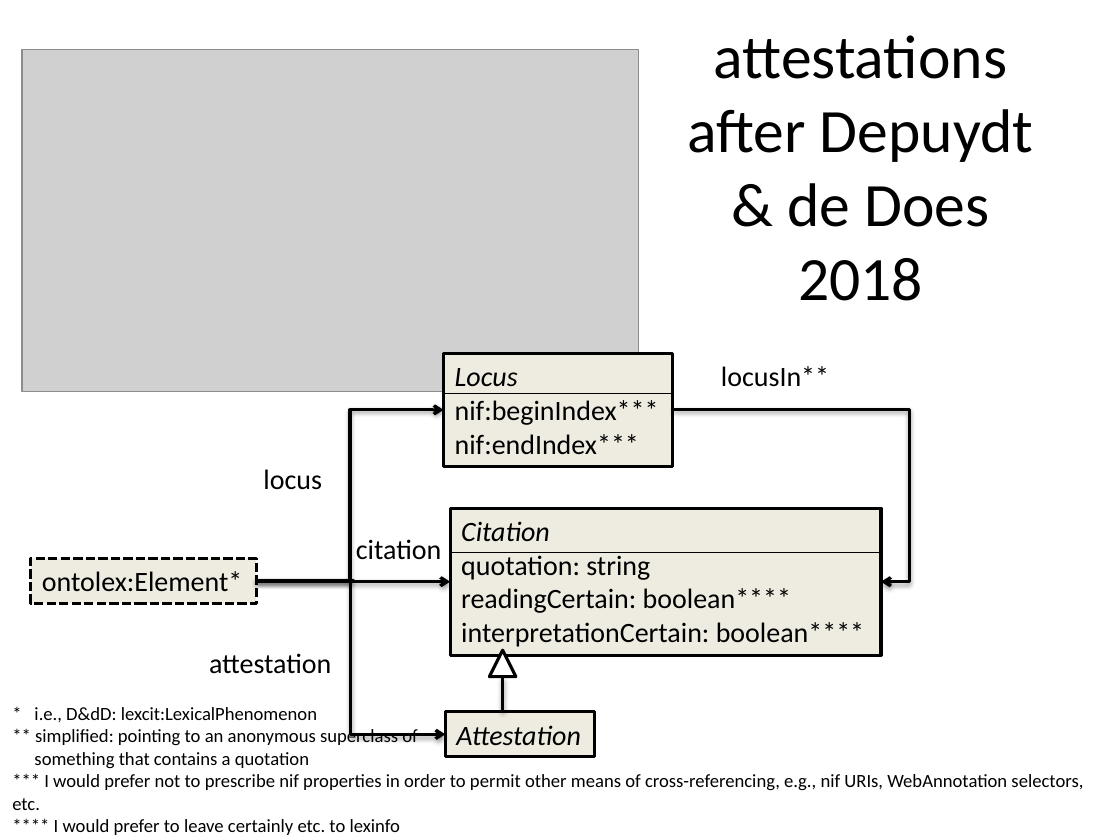
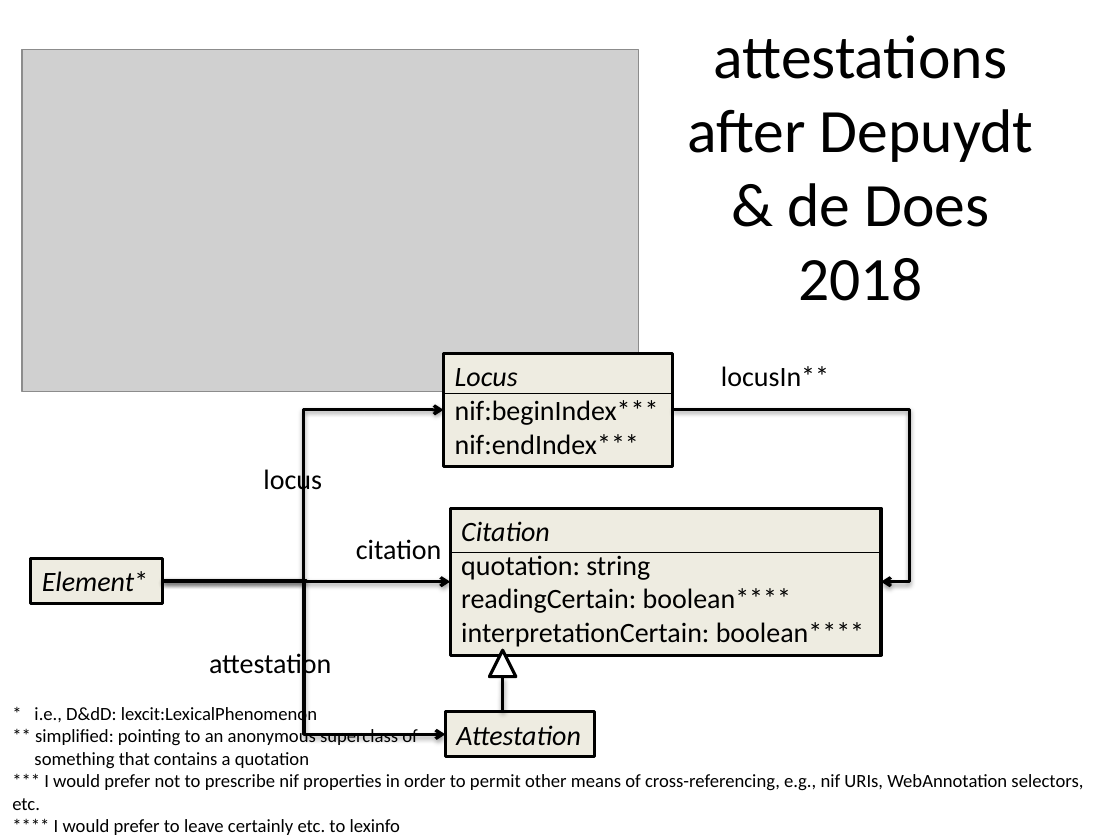
Before and after one commit to ontolex/frequency-attestation-corpus-information, a slide deck: slide 5 of img/source.pptx. Drawn at 1120x840 pixels with LibreOffice and Linux fonts; fonts in the diff are those of the drawing; grey boxes stand for pictures. Boxes give left, top, right and bottom in pixels: in the first picture for what was removed or moved away, otherwise in the second. Text is boxed around its words. In the diff, an @@ line names an element or a change of style, - is before the commit and + after.

```diff
--- a/img/source.pptx
+++ b/img/source.pptx
@@ elbow arrow moved from (256, 581) - (444, 410) to (162, 581) - (444, 410) @@
@@ rectangle "Element*": place and size @@
-rectangle "Element*" at bbox=[31, 559, 256, 604]
+rectangle "Element*" at bbox=[31, 559, 164, 604]
@@ rectangle "Element*" at bbox=[31, 559, 164, 604]: outline #000000 2 pt dashed to #000000 2 pt @@
@@ text in rectangle at bbox=[42, 571, 148, 591]: text changed; italic on @@
-ontolex:Element*
+Element*
@@ elbow arrow moved from (256, 581) - (446, 735) to (162, 581) - (446, 735) @@
@@ elbow arrow moved from (256, 581) - (450, 581) to (162, 581) - (450, 581) @@
```
Also in this commit, not shown: 7 other slides changed.
